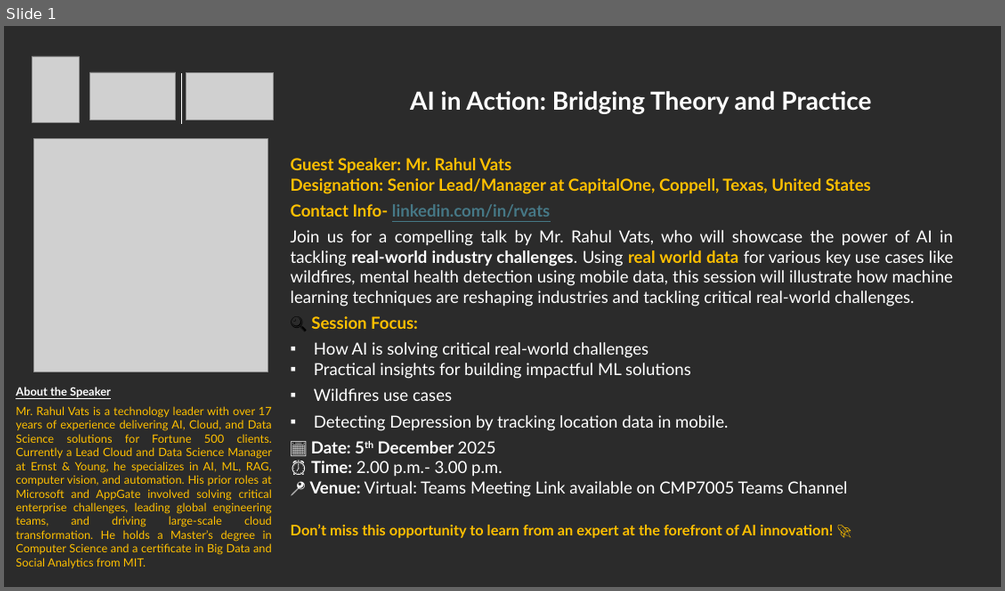
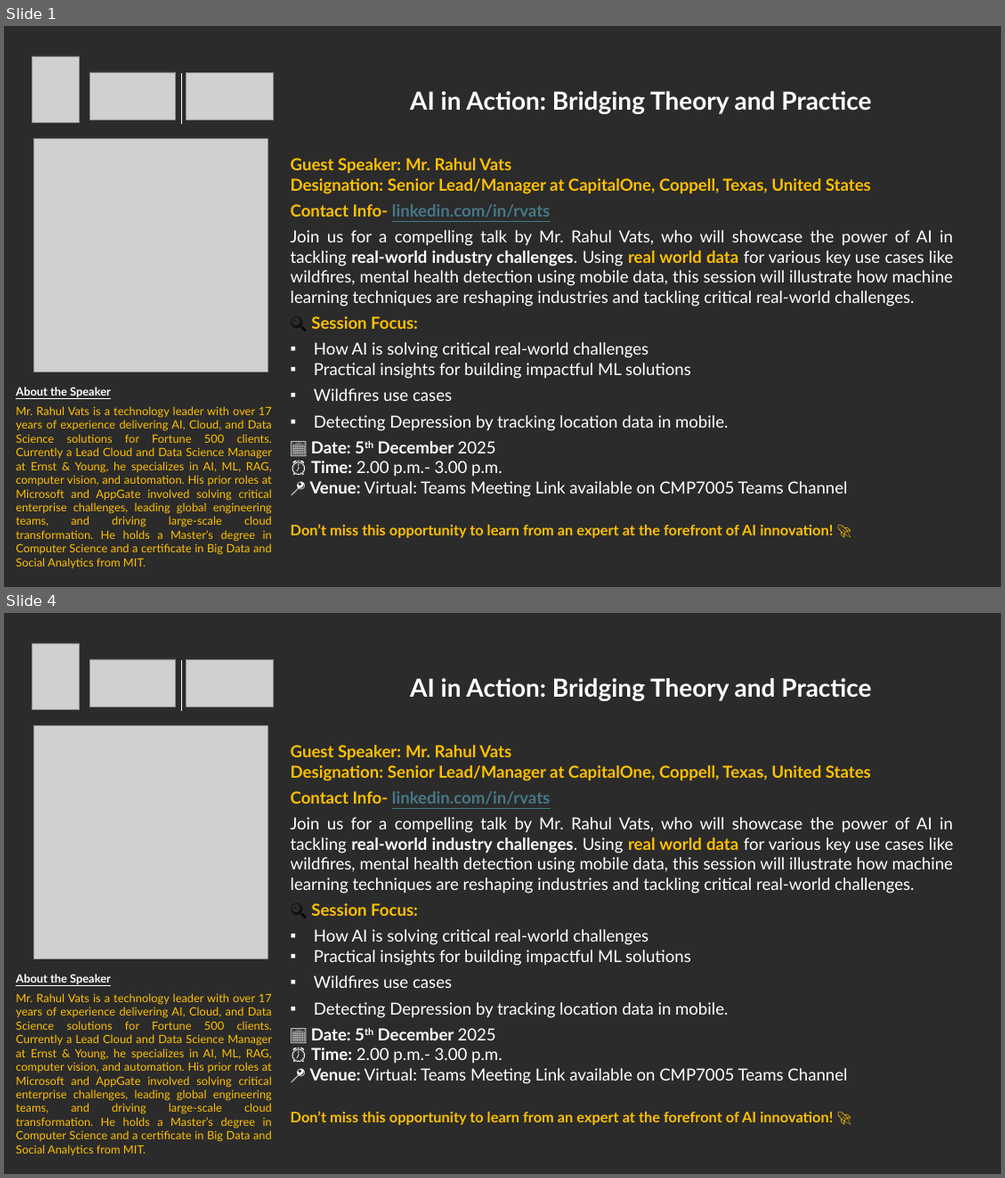
Before and after one commit to rvats/CardiffMetropolitanUniversity_Talk_By_RahulVats, a slide deck: AITalk_at_Cardiff_By_RahulVats.pptx. Shown one above the other, each under a label of ours: slide 1 before the commit, slides 1 and 4 after it; the slides between them are not shown. The pictures are 1005x591 and 1005x1178 pixels, drawn with LibreOffice and Linux fonts; fonts in the diff are those of the drawing; grey boxes stand for pictures; background and template pictures are left out; a plain dark background stands for a picture behind light text. Boxes give left, top, right and bottom in pixels: in the first picture for what was removed or moved away, otherwise in the second. Text is boxed around its words. In the diff, an @@ line names an element or a change of style, - is before the commit and + after.

```diff
--- a/AITalk_at_Cardiff_By_RahulVats.pptx
+++ b/AITalk_at_Cardiff_By_RahulVats.pptx
@@ slide 4 added at box(4, 613, 1001, 1174), background picture (left out) @@
@@ picture added at box(32, 643, 79, 709) @@
@@ picture added at box(90, 659, 176, 706) @@
@@ line added from (181, 660) to (181, 711), #FFFFFF 0.25 pt @@
@@ picture added at box(186, 659, 273, 706) @@
@@ text added at box(410, 678, 871, 701), 24 pt, text #FFFFFF, bold @@
+AI in Action: Bridging Theory and Practice
@@ picture added at box(33, 726, 267, 959) @@
@@ text added at box(291, 745, 954, 1125), 16 pt, text #FFFFFF @@
+Guest Speaker: Mr. Rahul Vats
+Designation: Senior Lead/Manager at CapitalOne, Coppell, Texas, United States
+Contact Info- linkedin.com/in/rvats
+Join us for a compelling talk by Mr. Rahul Vats, who will showcase the power of AI in tackling real-world industry challenges. Using real world data for various key use cases like wildfires, mental health detection using mobile data, this session will illustrate how machine learning techniques are reshaping industries and tackling critical real-world challenges.
+🔍 Session Focus:
+▪ How AI is solving critical real-world challenges
+▪ Practical insights for building impactful ML solutions
+▪ Wildfires use cases
+▪ Detecting Depression by tracking location data in mobile.
+📅 Date: 5th December 2025
+⏰ Time: 2.00 p.m.- 3.00 p.m.
+📍 Venue: Virtual: Teams Meeting Link available on CMP7005 Teams Channel
+Don’t miss this opportunity to learn from an expert at the forefront of AI innovation! 🚀
@@ text added at box(16, 973, 272, 1155), 11 pt, text #FFC000 @@
+About the Speaker
+Mr. Rahul Vats is a technology leader with over 17 years of experience delivering AI, Cloud, and Data Science solutions for Fortune 500 clients. Currently a Lead Cloud and Data Science Manager at Ernst & Young, he specializes in AI, ML, RAG, computer vision, and automation. His prior roles at Microsoft and AppGate involved solving critical enterprise challenges, leading global engineering teams, and driving large-scale cloud transformation. He holds a Master’s degree in Computer Science and a certificate in Big Data and Social Analytics from MIT.
```
Also in this commit, not shown: 2 other slides added.
